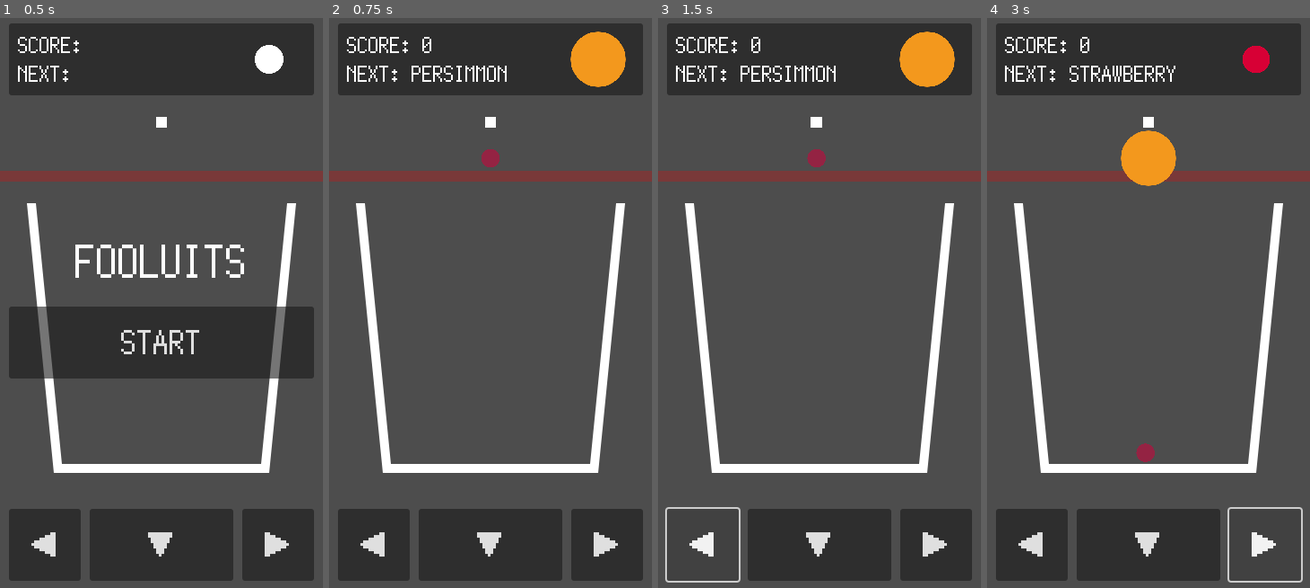
Above: before the commit, frames 1-4 (left to right).
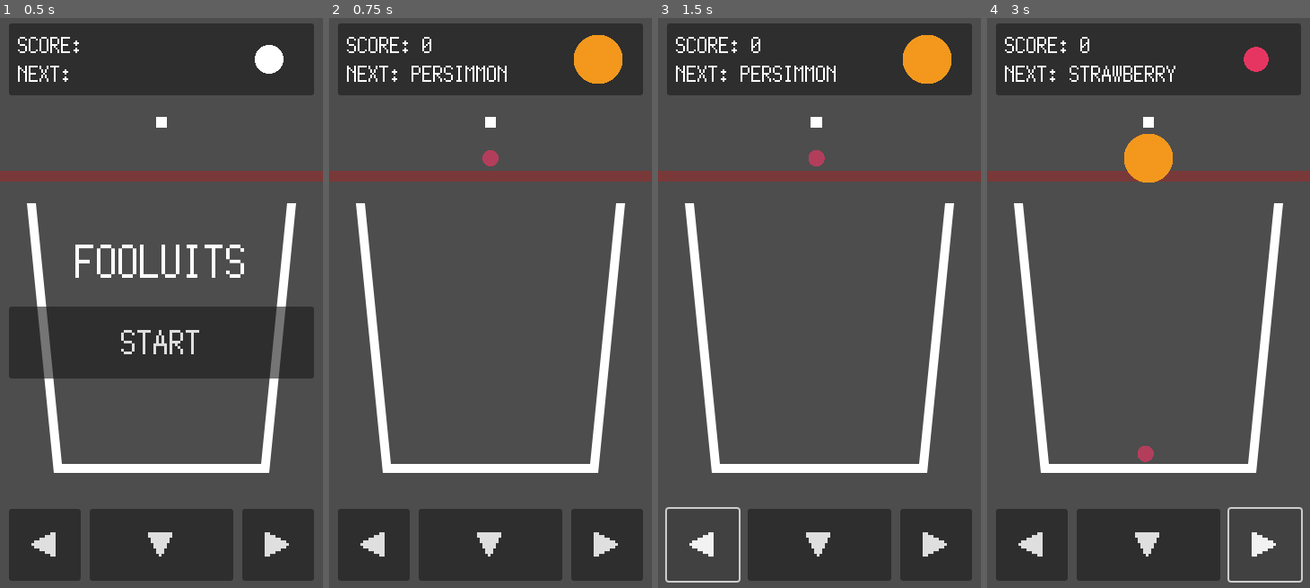
Above: after the commit, the same moments.

Repository: kamikoloss/fruits-puzzle
Game: Godot game, scene res://scenes/main.tscn
Two runs of this game, one before a commit and one after it. Both use one fixed random seed, a clock stepped at 60 frames per second and the inputs below.
Inputs:
- Up to frame 1 (0.5 s): no input
- Up to frame 2 (0.75 s): click "START" at 0.5 s
- Up to frame 3 (1.5 s): click "◀" at 1.25 s
- Up to frame 4 (3 s): click "▼" at 2 s; click "▶" at 2.75 s

Frame 1 is identical in both runs. In frame 2, 0.4% of the frame differs, in the area x 47-92%, y 2-27%; in frame 3, 0.4%; in frame 4, 0.7%, in the area x 41-88%, y 4-78%.

Commit message:
フルーツの大きさの基準と色を変更した

Diff:
--- a/scenes/global.gd
+++ b/scenes/global.gd
@@ -25,21 +25,21 @@
 
 # フルーツの大きさの基準
 # 256 * FRUIT_DATA["scale"] / FRUIT_SIZE_BASE (px) になる
-const FRUIT_SIZE_BASE = 200
+const FRUIT_SIZE_BASE = 224
 
 # フルーツのデータ (名前, 点数, 大きさ, 色)
 # ref. https://www.colordic.org/y
 const FRUIT_DATA = {
-	FruitType.CHERRY: { "name": "CHERRY", "score": 1, "scale": 16, "color": "#942343" },
-	FruitType.STRAWBERRY: { "name": "STRAWBERRY", "score": 2, "scale": 24, "color": "#d70035" },
-	FruitType.GRAPE: { "name": "GRAPE", "score": 4, "scale": 32, "color": "#56256e" },
-	FruitType.DEKOPON: { "name": "DEKOPON", "score": 8, "scale": 40, "color": "#f6ae54" },
+	FruitType.CHERRY: { "name": "CHERRY", "score": 1, "scale": 16, "color": "#b33e5c" },
+	FruitType.STRAWBERRY: { "name": "STRAWBERRY", "score": 2, "scale": 24, "color": "#e73562" },
+	FruitType.GRAPE: { "name": "GRAPE", "score": 4, "scale": 32, "color": "#915da3" },
+	FruitType.DEKOPON: { "name": "DEKOPON", "score": 8, "scale": 40, "color": "#fac559" },
 	FruitType.PERSIMMON: { "name": "PERSIMMON", "score": 16, "scale": 48, "color": "#f3981d" },
 	FruitType.APPLE: { "name": "APPLE", "score": 32, "scale": 56, "color": "#d70035" },
 	FruitType.PEAR: { "name": "PEAR", "score": 64, "scale": 64, "color": "#fad09e" },
 	FruitType.PEACH: { "name": "PEACH", "score": 128, "scale": 80, "color": "#f19ca7" },
 	FruitType.PINEAPPLE: { "name": "PINEAPPLE", "score": 256, "scale": 96, "color": "#fcc800" },
-	FruitType.MELON: { "name": "MELON", "score": 512, "scale": 112, "color": "#65ab31" },
+	FruitType.MELON: { "name": "MELON", "score": 512, "scale": 112, "color": "#9fc24d" },
 	FruitType.WATERMELON: { "name": "WATERMELON", "score": 1024, "scale": 128, "color": "#417038" },
 }
 
